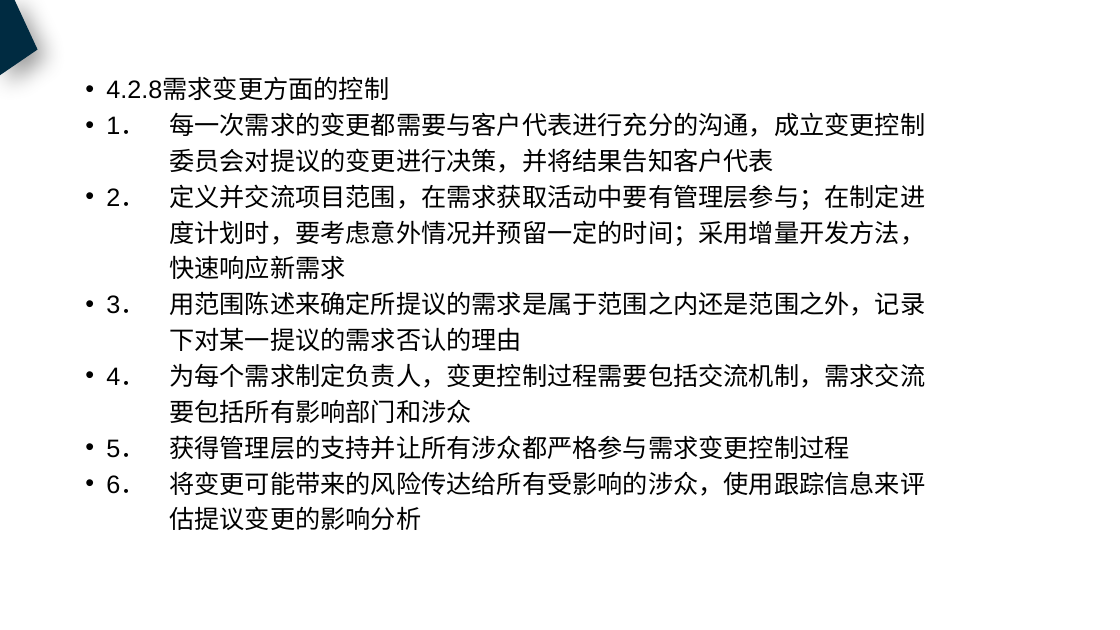
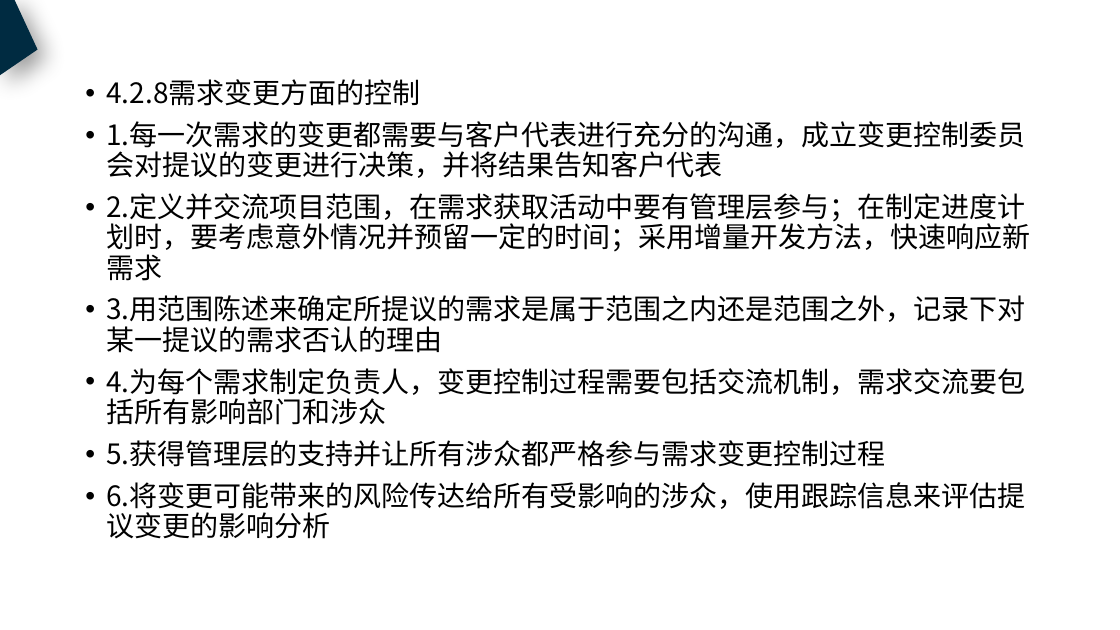
Before and after one commit to PRD2018-G18/PRD2018, a slide deck: slide 25 of 非受控文档/过程文档/项目开发计划.pptx (slide 21 before the commit). Drawn at 1120x630 pixels with LibreOffice and Linux fonts; fonts in the diff are those of the drawing. Boxes give left, top, right and bottom in pixels: in the first picture for what was removed or moved away, otherwise in the second. Text is boxed around its words. In the diff, an @@ line names an element or a change of style, - is before the commit and + after.

Commit message:
需求工程计划及项目开发计划PPT（新）

```diff
--- a/非受控文档/过程文档/项目开发计划.pptx
+++ b/非受控文档/过程文档/项目开发计划.pptx
@@ text at box(106, 79, 420, 106): size 21.6 to 24 pt, font Arial to Noto Sans CJK SC in "4.2.8需求变更方面的控制"; line spacing 0.8 to 0.9 @@
@@ text at box(106, 121, 1030, 539): text changed; size 21.6 to 24 pt; font Arial to Noto Sans CJK SC @@
-• 1． 每一次需求的变更都需要与客户代表进行充分的沟通，成立变更控制
-委员会对提议的变更进行决策，并将结果告知客户代表
-• 2． 定义并交流项目范围，在需求获取活动中要有管理层参与；在制定进
-度计划时，要考虑意外情况并预留一定的时间；采用增量开发方法，
-快速响应新需求
-• 3． 用范围陈述来确定所提议的需求是属于范围之内还是范围之外，记录
-下对某一提议的需求否认的理由
-• 4． 为每个需求制定负责人，变更控制过程需要包括交流机制，需求交流
-要包括所有影响部门和涉众
-• 5． 获得管理层的支持并让所有涉众都严格参与需求变更控制过程
-• 6． 将变更可能带来的风险传达给所有受影响的涉众，使用跟踪信息来评
-估提议变更的影响分析
+• 1.每一次需求的变更都需要与客户代表进行充分的沟通，成立变更控制委员会对提议的变更进行决策，并将结果告知客户代表
+• 2.定义并交流项目范围，在需求获取活动中要有管理层参与；在制定进度计划时，要考虑意外情况并预留一定的时间；采用增量开发方法，快速响应新需求
+• 3.用范围陈述来确定所提议的需求是属于范围之内还是范围之外，记录下对某一提议的需求否认的理由
+• 4.为每个需求制定负责人，变更控制过程需要包括交流机制，需求交流要包括所有影响部门和涉众
+• 5.获得管理层的支持并让所有涉众都严格参与需求变更控制过程
+• 6.将变更可能带来的风险传达给所有受影响的涉众，使用跟踪信息来评估提议变更的影响分析
```
Also in this commit, not shown: 25 other slides changed, 9 slides added, 1 slide removed, 1 other file.
